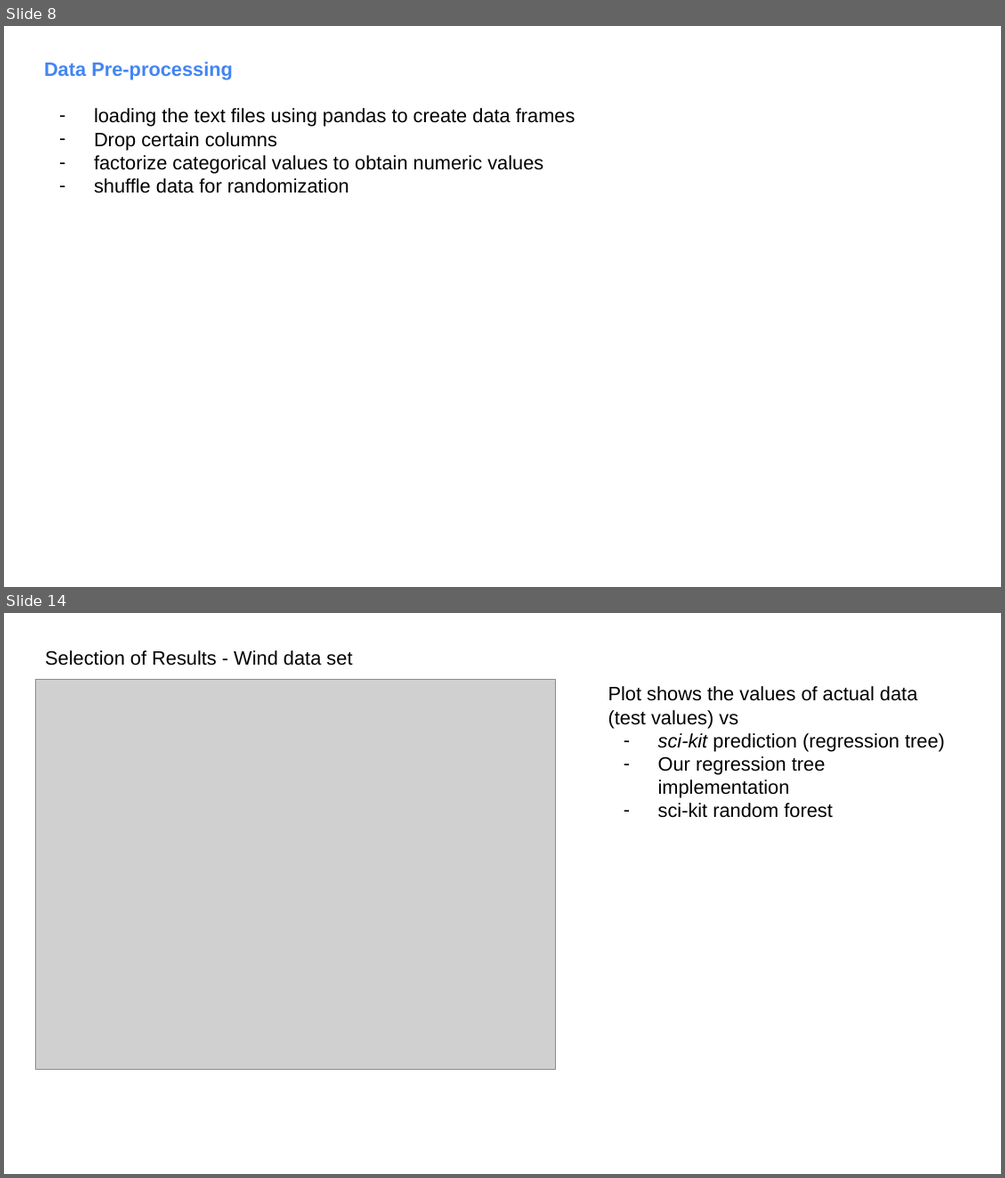
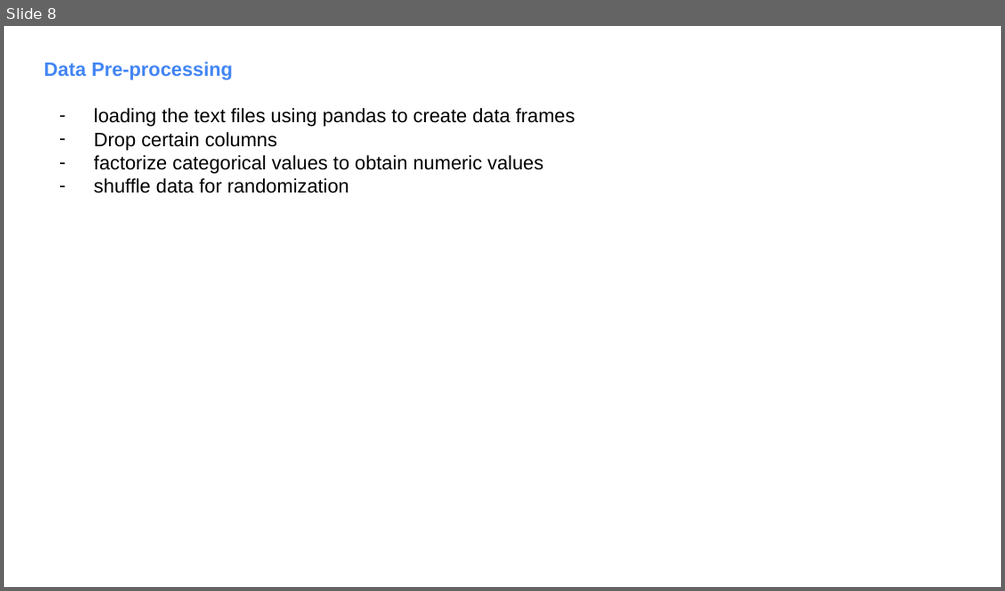
Before and after one commit to fambrogi/MachineLearning, a slide deck: ex_3/Slides_ML_3.pptx. Shown one above the other, each under a label of ours: slides 8 and 14 before the commit, slide 8 after it; the slides between them are not shown. The pictures are 1005x1178 and 1005x591 pixels, drawn with LibreOffice and Linux fonts; fonts in the diff are those of the drawing; grey boxes stand for pictures. Boxes give left, top, right and bottom in pixels: in the first picture for what was removed or moved away, otherwise in the second. Text is boxed around its words. In the diff, an @@ line names an element or a change of style, - is before the commit and + after.

Commit message:
Added results to presentation

```diff
--- a/ex_3/Slides_ML_3.pptx
+++ b/ex_3/Slides_ML_3.pptx
@@ slide 14 removed at box(4, 613, 1001, 1174), background #FFFFFF @@
@@ text removed at box(45, 650, 352, 666) @@
-Selection of Results - Wind data set
@@ picture removed at box(35, 679, 554, 1069) @@
@@ text removed at box(608, 686, 945, 818) @@
-Plot shows the values of actual data (test values) vs
-– sci-kit prediction (regression tree)
-– Our regression tree implementation
-– sci-kit random forest
```
Also in this commit, not shown: 1 slide changed, 7 slides added, 4 other slides removed, 16 other files.
